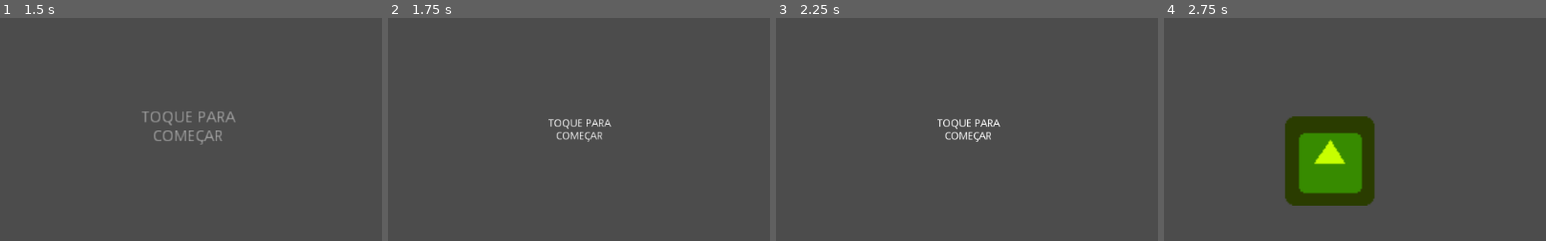
Above: before the commit, frames 1-4 (left to right).
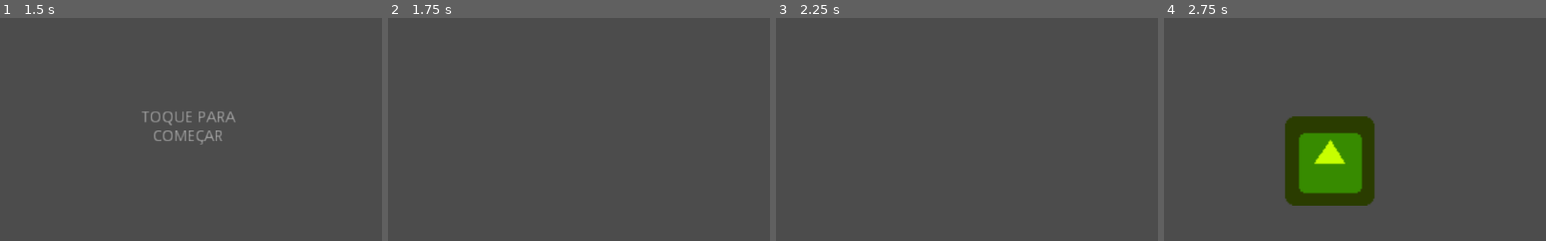
Above: after the commit, the same moments.

Repository: AndreMoukarzel/Grana-Preta
Game: Godot game, scene res://OpeningMenu.tscn
Same seed, same stepped clock (60 frames per second), same inputs: the game is played once before the commit and once after it. The engine's default icon, where the game draws it, is replaced by a stand-in: a white triangle on a blue panel in a dark square.
Inputs (mouse positions are % of the whole screen's width and height, from its top left):
- Up to frame 1 (1.5 s): tap Enter at 0.5 s; move the mouse to (72, 45) at 0.52 s; press the mouse at (72, 45) at 0.53 s; release the mouse at (72, 45) at 1.25 s; tap Space at 1.25 s; drag from (30, 55) to (45, 70) at 1.27 s
- Up to frame 2 (1.75 s): no input
- Up to frame 3 (2.25 s): move the mouse to (60, 28) at 2.02 s; press the mouse at (60, 28) at 2.03 s
- Up to frame 4 (2.75 s): no input
The pictures show only the part of the screen within x 25-75%, y 25-75%; the shares and areas given below are measured in that part.

Frame 1 is identical in both runs. In frame 2, 0.5% of the frame differs, in the area x 42-59%, y 45-56%; in frame 3, 0.6%; in frame 4, nothing differs.

Commit message:
Fix enter animation reset when clicking again

Diff:
--- a/OpeningMenu.gd
+++ b/OpeningMenu.gd
@@ -12,9 +12,12 @@
 
 func _input(event):
 	if event.is_action_pressed("click"):
-		play_enter_animation()
-		yield($AnimationTween, "tween_completed")
-		get_tree().change_scene("res://City.tscn")
+		if $AnimationTween.is_active():
+			pass
+		else:
+			play_enter_animation()
+			yield($AnimationTween, "tween_completed")
+			get_tree().change_scene("res://City.tscn")
 
 
 func play_start_animation():
